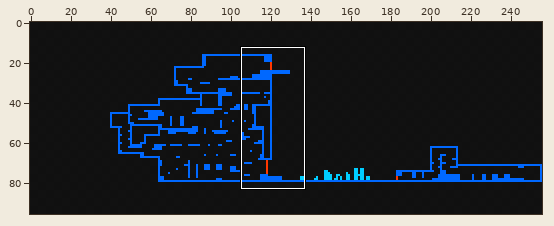
File history of a pixel-art file, Assets/MapConcept.ase. Above, an overview of the earlier version with the close-up marked.
Close-up. Before the edit:
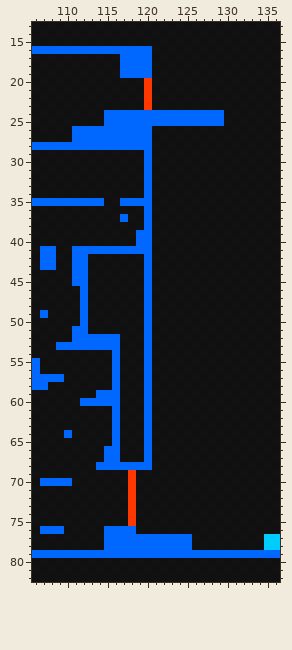
256x96 pixels, 1 frame. Shown: x 106..136, y 13..82.
The same view after the edit:
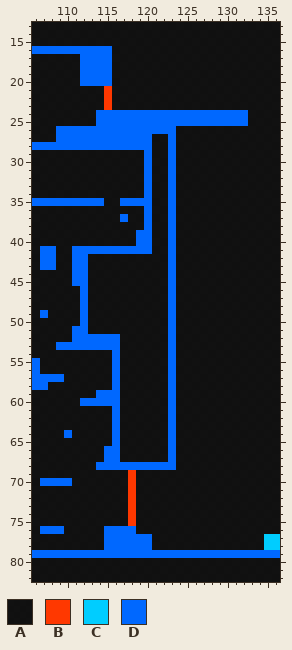
Palette (. is transparent): A #000000ea  B #ff3800  C #00cdff  D #0068ff
Diff:
Changed rows in their new state; - is an unchanged pixel.
Layer "Stuff":
first column x 109:
16 -------AAAAA------------
17 ---DDDD-AAAA------------
18 ---DDDD-AAAA------------
19 ---DDDD-AAAA------------
20 ---DDDD----A------------
21 ------B----A------------
22 ------B----A------------
23 ------B----A------------
24 -----D---------------DDD
25 -----D---------------DDD
26 DD----------DDD---------
27 DD------------D---------
28 --------------D---------
29 --------------D---------
30 --------------D---------
31 --------------D---------
32 --------------D---------
33 --------------D---------
34 --------------D---------
35 --------------D---------
36 --------------D---------
37 --------------D---------
38 --------------D---------
39 --------------D---------
40 --------------D---------
41 --------------D---------
42 -----------A--D---------
43 -----------A--D---------
44 -----------A--D---------
45 -----------A--D---------
46 -----------A--D---------
47 -----------A--D---------
48 -----------A--D---------
49 -----------A--D---------
50 -----------A--D---------
51 -----------A--D---------
52 -----------A--D---------
53 -----------A--D---------
54 -----------A--D---------
55 -----------A--D---------
56 -----------A--D---------
57 -----------A--D---------
58 -----------A--D---------
59 -----------A--D---------
60 -----------A--D---------
61 -----------A--D---------
62 -----------A--D---------
63 -----------A--D---------
64 -----------A--D---------
65 -----------A--D---------
66 -----------A--D---------
67 -----------A--D---------
68 ------------DDD---------
first column x 121:
77 AAAAA
78 AAAAA
Where, in picture pixels (left, top, right, bottom), the same in both close-ups:
changed: (56, 46, 176, 470)
changed: (224, 110, 248, 126)
changed: (152, 534, 192, 550)
